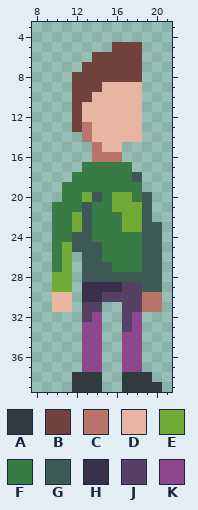
Pixel-art sprite, stored at assets/textures/player/idle/idle_0.png. Above, as it was before the edit.
The file is 32x40 pixels. Colours within 5 levels of each other are drawn and written as one. Shown: x 8..21, y 3..39.
Palette (. is transparent): A #333941  B #71413b  C #ba756a  D #e9b5a3  E #71aa34  F #397b44  G #3c5956  H #39314b  J #564064  K #8e478c
Once edited:
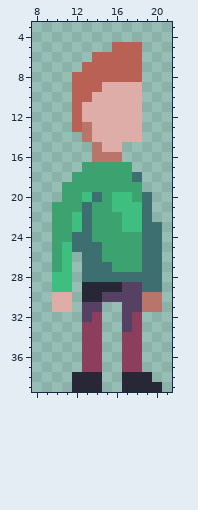
Change:
colour A: #333941 -> #272736
colour B: #71413b -> #ba6156
colour D: #e9b5a3 -> #deada7
colour E: #71aa34 -> #3fbf7f
colour F: #397b44 -> #3ca370
colour G: #3c5956 -> #3d6e70
colour K: #8e478c -> #8c3f5d
Changed rows in their new state; - is a pixel that keeps its letter.
first column x 13:
29 AAAA
30 AA--
Pixel boxes of the changes (left, top, right, bottom) in both pictures:
changed: (52, 42, 162, 392)
